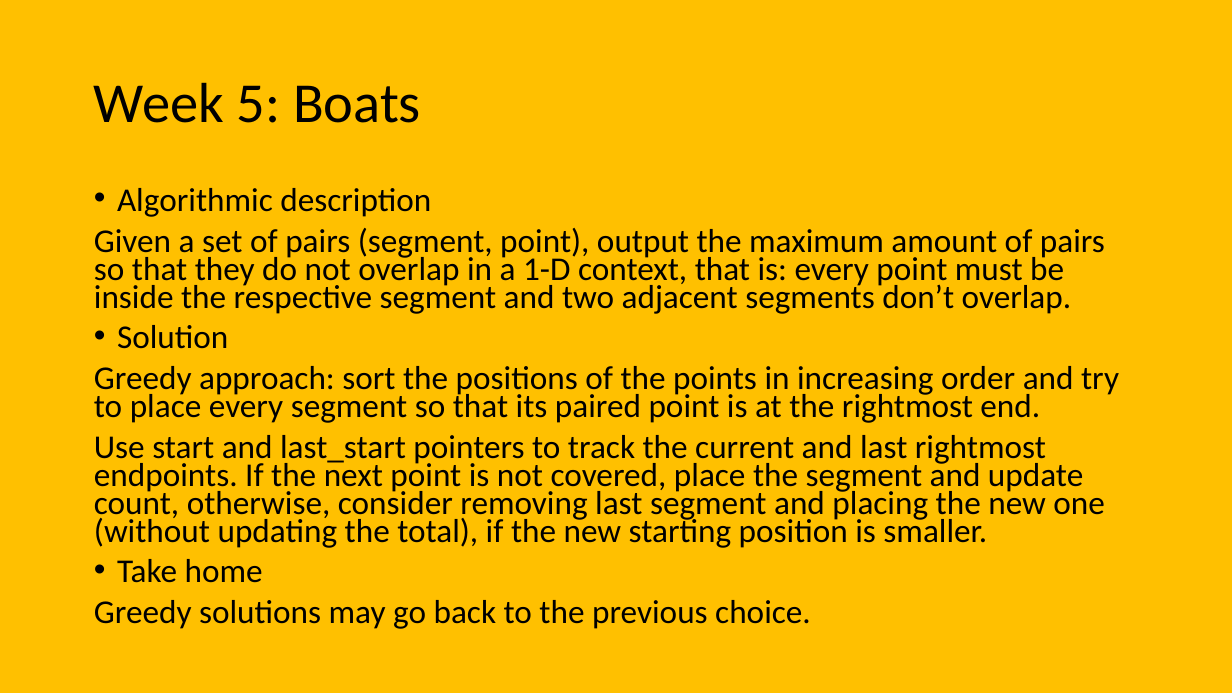
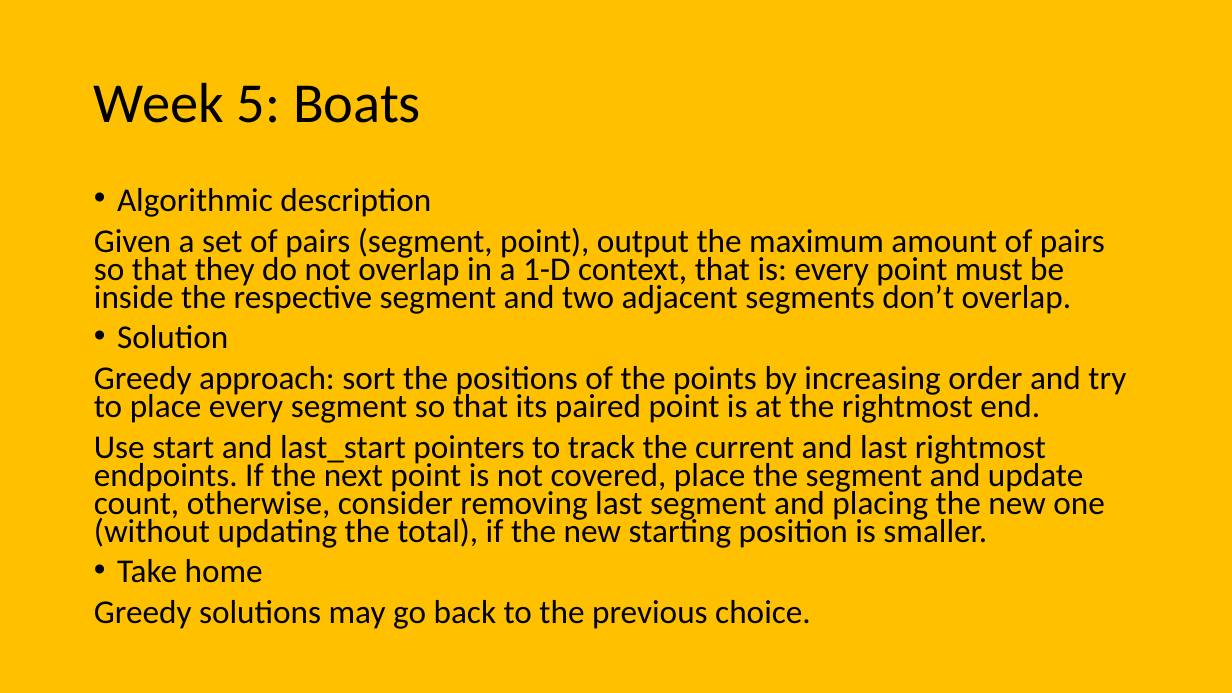
Before and after one commit to giacomocamposampiero/algolab, a slide deck: slide 17 of Recap.pptx. Drawn at 1232x693 pixels with LibreOffice and Linux fonts; fonts in the diff are those of the drawing. Boxes give left, top, right and bottom in pixels: in the first picture for what was removed or moved away, otherwise in the second. Text is boxed around its words. In the diff, an @@ line names an element or a change of style, - is before the commit and + after.

```diff
--- a/Recap.pptx
+++ b/Recap.pptx
@@ text at [94,366,1126,423]: text changed @@
-Greedy approach: sort the positions of the points in increasing order and try to place every segment so that its paired point is at the rightmost end.
+Greedy approach: sort the positions of the points by increasing order and try to place every segment so that its paired point is at the rightmost end.
```
Also in this commit, not shown: 3 other slides changed, 5 slides added, 5 other files.
